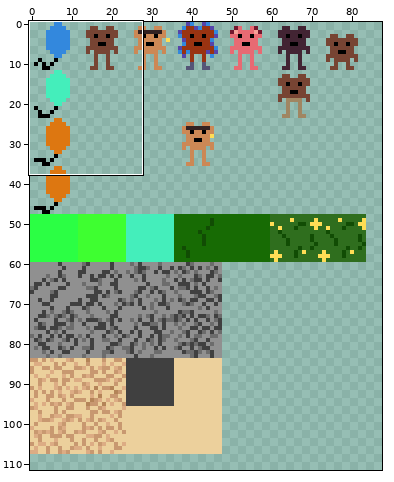
A pixel-art file gets an edit: assets/tiles.aseprite. Above, an overview of the earlier version with the close-up marked.
Close-up. First the earlier version:
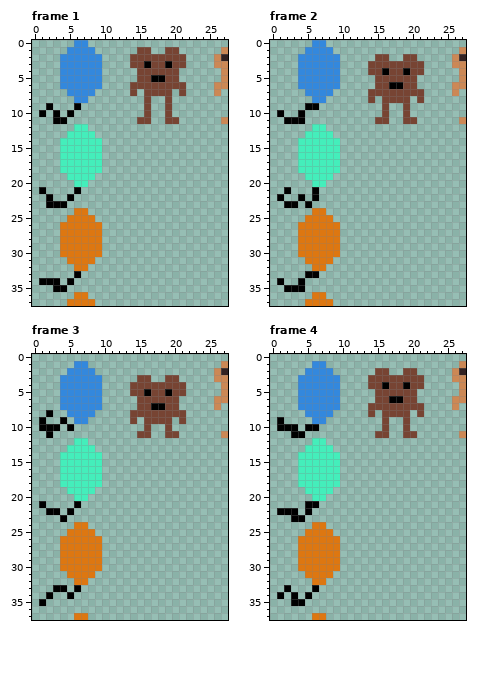
120x120 pixels, 4 frames. Colours within 5 levels of each other are drawn and written as one. Shown: frame 1: x 0..27, y 0..37; frame 2: x 0..27, y 0..37; frame 3: x 0..27, y 0..37; frame 4: x 0..27, y 0..37. The wide view leaves out empty margins.
The result:
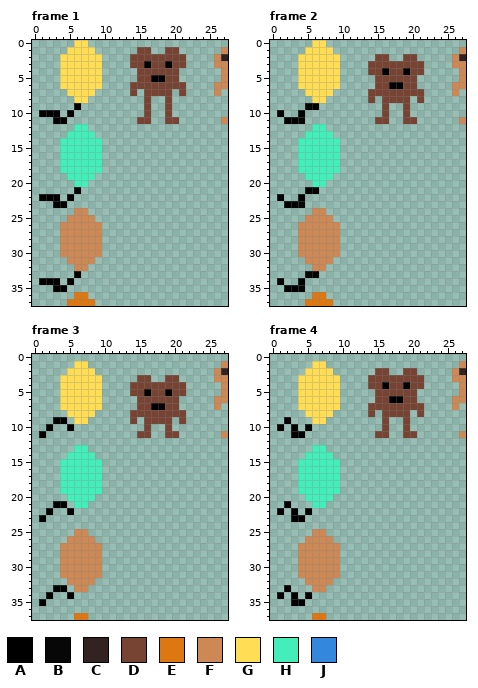
Palette (. is transparent): A #000000  B #070708  C #332222  D #774433  E #dd7711  F #cc8855  G #ffdd55  H #44eebb  J #3388dd
Difference:
Frame 1, layer "sprites":
Colour A now appears in row 10 at x 2; in row 22 at x 1 and 3.
The author changed colour E to colour F in row 24 at x 6 to 7; in row 25 at x 5 to 8; in rows 26 to 30 at x 4 to 9; in row 31 at x 5 to 8; in row 32 at x 6 to 7.
The author changed colour J to colour G in row 0 at x 6 to 7; in row 1 at x 5 to 8; in rows 2 to 6 at x 4 to 9; in row 7 at x 5 to 8; in row 8 at x 6 to 7.
Colour A is removed in row 9 at x 2; in row 21 at x 1; in row 23 at x 2.
Frame 2, layer "sprites":
Colour A now appears in row 21 at x 5.
Colour B now appears in row 23 at x 4.
The author changed colour A to colour B in row 11 at x 4; in row 35 at x 4.
The author changed colour E to colour F in row 24 at x 6 to 7; in row 25 at x 5 to 8; in rows 26 to 30 at x 4 to 9; in row 31 at x 5 to 8; in row 32 at x 6 to 7.
The author changed colour J to colour G in row 0 at x 6 to 7; in row 1 at x 5 to 8; in rows 2 to 6 at x 4 to 9; in row 7 at x 5 to 8; in row 8 at x 6 to 7.
Colour A is removed in row 21 at x 2; in row 22 at x 6; in row 23 at x 5.
Frame 3, layer "sprites":
Colour A now appears in row 9 at x 3; in row 11 at x 1; in row 21 at x 3 to 4; in row 23 at x 1.
Colour F now appears in row 31 at x 4 and 9; in row 32 at x 5 and 8; in row 33 at x 7.
The author changed colour A to colour F in row 33 at x 6.
The author changed colour E to colour F in row 25 at x 6 to 7; in row 26 at x 5 to 8; in rows 27 to 30 at x 4 to 9; in row 31 at x 5 to 8; in row 32 at x 6 to 7.
The author changed colour J to colour G in row 1 at x 6 to 7; in row 2 at x 5 to 8; in rows 3 to 7 at x 4 to 9; in row 8 at x 5 to 8; in row 9 at x 6 to 7.
Colour H now appears in row 19 at x 4 and 9; in row 20 at x 5 and 8; in row 21 at x 7.
The author changed colour A to colour H in row 21 at x 6.
Colour A is removed in row 8 at x 2; in row 9 at x 1; in row 10 at x 1 and 3; in row 11 at x 2; in row 21 at x 1; in row 22 at x 3.
Colour A is removed in row 23 at x 4.
Colour E is removed in row 24 at x 6 to 7; in row 25 at x 5 and 8; in row 26 at x 4 and 9.
Colour H is removed in row 12 at x 6 to 7; in row 13 at x 5 and 8; in row 14 at x 4 and 9.
Frame 4, layer "sprites":
Colour A now appears in row 9 at x 2; in row 21 at x 2.
Colour F now appears in row 31 at x 4 and 9; in row 32 at x 5 and 8; in row 33 at x 7.
The author changed colour A to colour F in row 33 at x 6.
The author changed colour E to colour F in row 25 at x 6 to 7; in row 26 at x 5 to 8; in rows 27 to 30 at x 4 to 9; in row 31 at x 5 to 8; in row 32 at x 6 to 7.
The author changed colour J to colour G in row 1 at x 6 to 7; in row 2 at x 5 to 8; in rows 3 to 7 at x 4 to 9; in row 8 at x 5 to 8; in row 9 at x 6 to 7.
Colour H now appears in row 19 at x 4 and 9; in row 20 at x 5 and 8; in row 21 at x 7.
The author changed colour A to colour H in row 21 at x 6.
Colour A is removed in row 9 at x 1; in row 10 at x 2 and 6; in row 21 at x 5; in row 22 at x 2.
Colour E is removed in row 24 at x 6 to 7; in row 25 at x 5 and 8; in row 26 at x 4 and 9.
Colour H is removed in row 12 at x 6 to 7; in row 13 at x 5 and 8; in row 14 at x 4 and 9.
Boxes around the changes in both close-ups, in picture pixels (x1, y1, x2, y2):
changed: (46, 40, 102, 117)
changed: (39, 187, 102, 271)
changed: (298, 40, 340, 124)
changed: (284, 187, 340, 292)
changed: (39, 361, 102, 459)
changed: (39, 487, 102, 592)
changed: (277, 361, 340, 459)
changed: (284, 487, 340, 592)
